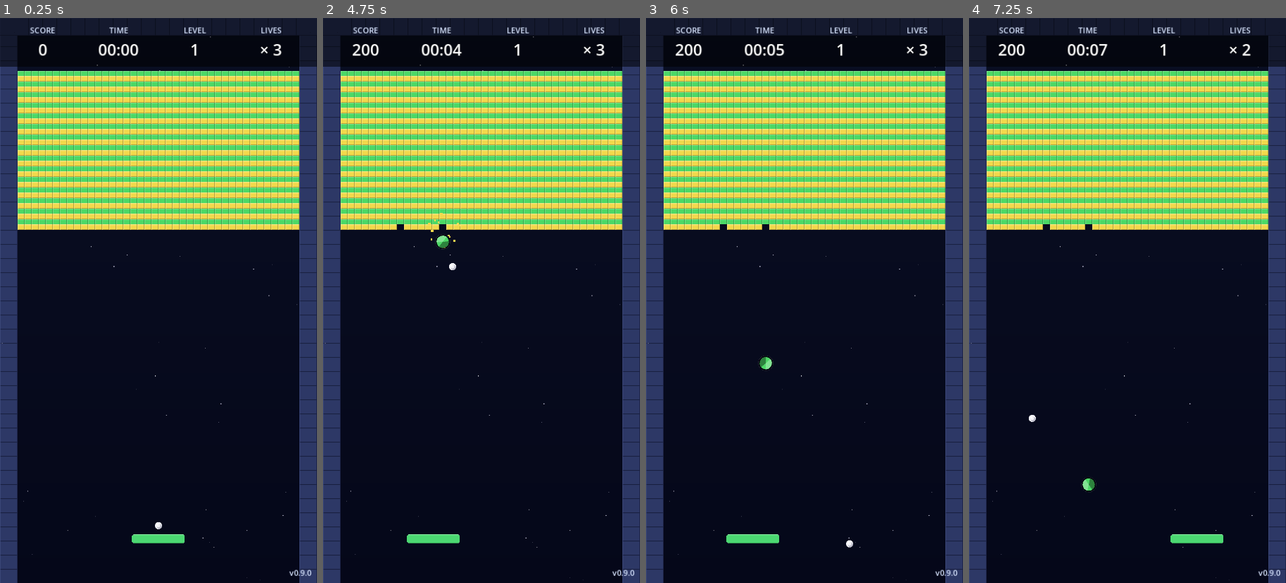
Above: before the commit, frames 1-4 (left to right).
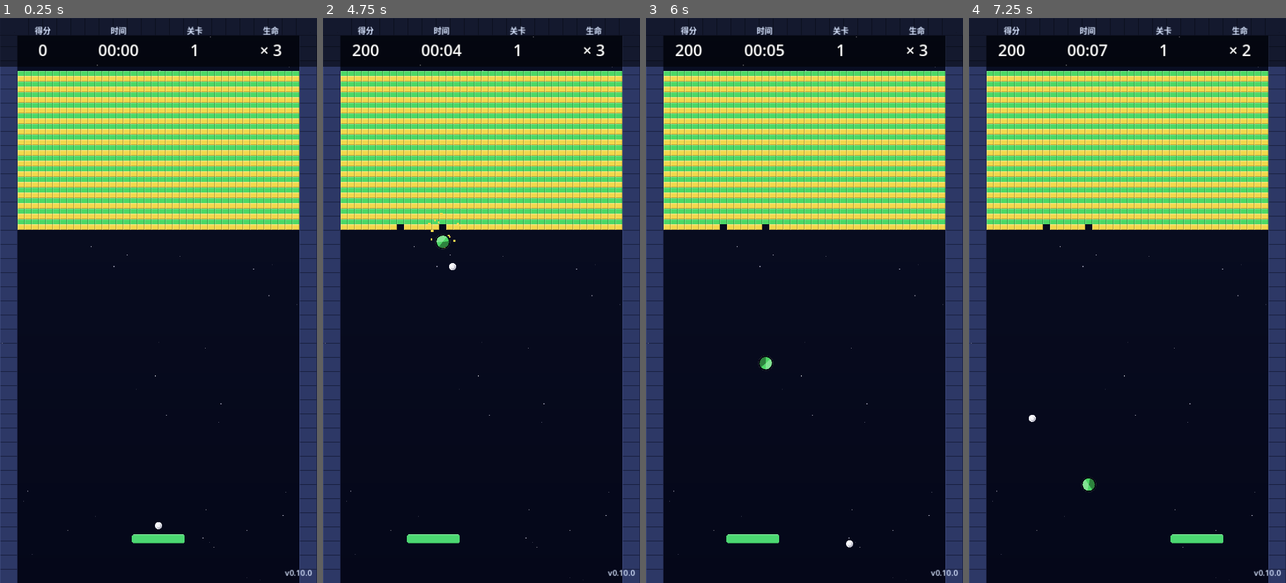
Above: after the commit, the same moments.

Repository: guangningsun/games
Game: Godot game, scene res://scenes/main.tscn
Two runs of this game, one before a commit and one after it. Both use one fixed random seed, a clock stepped at 60 frames per second and the inputs below.
Inputs (mouse positions are in pixels of both pictures, inside the frame that each line leads up to):
- Up to frame 1 (0.25 s): no input
- Up to frame 2 (4.75 s): tap Enter at 0.5 s; move the mouse to (551, 272) at 0.52 s; hold Right (paddle_right) 0.53-1.25 s; hold Space (launch_ball) 0.53-1.25 s; click (551, 272) at 0.67 s; drag from (418, 328) to (465, 413) at 1.27 s; move the mouse to (513, 176) at 2.02 s; hold Right (paddle_right) 2.03-2.75 s; hold Space (launch_ball) 2.03-2.75 s; drag from (465, 413) to (386, 215) at 2.77 s; move the mouse to (576, 385) at 3.52 s; hold Left (paddle_left) 3.53-4.25 s; hold Space (launch_ball) 3.53-4.25 s; drag from (386, 215) to (433, 159) at 4.27 s
- Up to frame 3 (6 s): move the mouse to (820, 300) at 5.02 s; hold Left (paddle_left) 5.03-5.75 s; hold Space (launch_ball) 5.03-5.75 s; click (820, 300) at 5.17 s; drag from (756, 159) to (741, 328) at 5.77 s
- Up to frame 4 (7.25 s): move the mouse to (1197, 272) at 6.52 s; hold Right (paddle_right) from 6.53 s (still down); hold Space (launch_ball) from 6.53 s (still down)

The runs differ from the first frame. In frame 1, 0.5% of the frame differs, in the area x 9-99%, y 1-99%; in frame 2, 0.5%; in frame 3, 0.5%; in frame 4, 0.5%.

Commit message:
fix(M10): 还剩几砖提前弹窗 + 重复触发 game_won bug
Bug 1：第一关还剩几个方块时弹窗 LEVEL 1 CLEAR
Bug 2：Bug 1 后用户继续清完剩余砖，_check_level_clear 又触发一次 level_cleared，
       此时 current_level=2 已被+1，>= TOTAL_LEVELS=2 → 误判通关全部 → game_won

修复：
1. brick.gd: 调换 take_damage 中 queue_free / destroyed.emit 顺序
   queue_free 先于 emit，让监听方在 child count 检查时把当前 brick 也算已销毁
2. main.gd: _check_level_clear 加 _level_clear_emitted 标志
   本关触发过 level_clear 后直接 return，防止重复触发
3. main.gd: 用 level_container.get_children() + is_queued_for_deletion() 替代 _bricks_remaining 计数
   排除 UNBREAKABLE 墙段干扰
4. HUD 中文化：LEVEL X CLEAR! → 第 X 关 通关! / Score → 得分 / GAME OVER → 游戏结束
   YOU WIN → 全部通关! / REVIVE → 看广告 复活 / PLAY AGAIN → 重新开始
   NEXT LEVEL → 下一关 / SHARE → 分享 / 顶部 SCORE/TIME/LEVEL/LIVES → 得分/时间/关卡/生命
5. 版本号 v0.9.0 → v0.10.0

测试 --test-bug1-bug2:
  阶段1 清1135/1140 → 不触发 (alive=5)
  阶段2 清剩余5/1140 → 触发 1 次，won=false, current_level=2

Diff:
--- a/scenes/ui/hud.tscn
+++ b/scenes/ui/hud.tscn
@@ -96,14 +96,14 @@
 size_flags_horizontal = 4
 theme_override_styles/normal = SubResource("SB_button_primary")
 theme_override_font_sizes/font_size = 26
-text = "WATCH AD · REVIVE"
+text = "看广告 复活"
 mouse_filter = 0
 
 [node name="ReplayButton" type="Button" parent="GameOverPanel/VBox"]
 size_flags_horizontal = 4
 theme_override_styles/normal = SubResource("SB_button_secondary")
 theme_override_font_sizes/font_size = 26
-text = "PLAY AGAIN"
+text = "重新开始"
 mouse_filter = 0
 
 [node name="LevelClearPanel" type="Control" parent="."]
@@ -126,13 +126,13 @@
 theme_override_constants/separation = 20
 
 [node name="Title" type="Label" parent="LevelClearPanel/VBox"]
-text = "LEVEL CLEAR!"
+text = "通关！"
 label_settings = SubResource("LS_title")
 horizontal_alignment = 1
 mouse_filter = 2
 
 [node name="ScoreText" type="Label" parent="LevelClearPanel/VBox"]
-text = "Score: 0"
+text = "得分：0"
 label_settings = SubResource("LS_body")
 horizontal_alignment = 1
 mouse_filter = 2
@@ -141,14 +141,14 @@
 size_flags_horizontal = 4
 theme_override_styles/normal = SubResource("SB_button_primary")
 theme_override_font_sizes/font_size = 26
-text = "NEXT LEVEL"
+text = "下一关"
 mouse_filter = 0
 
 [node name="ShareButton" type="Button" parent="LevelClearPanel/VBox"]
 size_flags_horizontal = 4
 theme_override_styles/normal = SubResource("SB_button_share")
 theme_override_font_sizes/font_size = 26
-text = "SHARE"
+text = "分享"
 mouse_filter = 0
 
 [node name="TopBar" type="Control" parent="."]
@@ -170,7 +170,7 @@
 mouse_filter = 2
 
 [node name="ScoreLabel" type="Label" parent="TopBar/ScorePanel"]
-text = "SCORE"
+text = "得分"
 label_settings = SubResource("LS_top_label")
 horizontal_alignment = 1
 mouse_filter = 2
@@ -189,7 +189,7 @@
 mouse_filter = 2
 
 [node name="TimeLabel" type="Label" parent="TopBar/TimePanel"]
-text = "TIME"
+text = "时间"
 label_settings = SubResource("LS_top_label")
 horizontal_alignment = 1
 mouse_filter = 2
@@ -208,7 +208,7 @@
 mouse_filter = 2
 
 [node name="LevelLabel" type="Label" parent="TopBar/LevelPanel"]
-text = "LEVEL"
+text = "关卡"
 label_settings = SubResource("LS_top_label")
 horizontal_alignment = 1
 mouse_filter = 2
@@ -227,7 +227,7 @@
 mouse_filter = 2
 
 [node name="LivesLabel" type="Label" parent="TopBar/LivesPanel"]
-text = "LIVES"
+text = "生命"
 label_settings = SubResource("LS_top_label")
 horizontal_alignment = 1
 mouse_filter = 2
--- a/scripts/entities/brick.gd
+++ b/scripts/entities/brick.gd
@@ -48,9 +48,10 @@
 		return
 	current_hp -= damage
 	if current_hp <= 0:
-		# 销毁时传出位置 + 类型，让 Main 生成对应颜色的粒子
+		# M10 修复：先 queue_free 再 emit destroyed，让监听方能在 child count 检查时
+		# 把当前 brick 也算作"已销毁"，避免最后一个砖 destroy 时 alive_count=1 而漏判
+		queue_free()
 		destroyed.emit(self, score_value, global_position, brick_type)
-		queue_free()
 	else:
 		_flash_white()
 		damaged.emit(self, current_hp)
--- a/scripts/main.gd
+++ b/scripts/main.gd
@@ -31,6 +31,7 @@
 
 var _level_loader: LevelLoader = LevelLoader.new()
 var _bricks_remaining: int = 0
+var _level_clear_emitted: bool = false  ## M10: 关卡通关信号已发送标记，防 bug 1 后剩余砖块继续清完重复触发
 var balls: Array[CharacterBody2D] = []  ## 所有活球（MULTI/DOUBLE 技能产生多个）
 const MAX_BALLS: int = 50  ## 多球上限（M8 用户要求：DOUBLE_BALLS 翻倍后最多 50 个）
 
@@ -115,6 +116,7 @@
 	for child in level_container.get_children():
 		child.queue_free()
 	_bricks_remaining = 0
+	_level_clear_emitted = false  ## M10: 加载新关卡时重置清关标志
 
 
 # === 信号回调 ===
@@ -170,14 +172,41 @@
 
 func _on_brick_destroyed(brick: StaticBody2D, score: int, position: Vector2, brick_type: int) -> void:
 	GameManager.add_score(score)
-	_bricks_remaining -= 1
-	# M5: 砖块销毁粒子特效
-	var brick_color: Color = BrickConfig.get_color(brick_type)
-	BrickParticles.spawn(position, brick_color, self)
-	# M6: PowerUp 掉落（按 brick_type 概率）
+	# M9: 改用 child count 检查，不再依赖 _bricks_remaining 计数
+	# （之前 _bricks_remaining 可能因多次信号触发或 UNBREAKABLE 干扰导致提前归零，
+	#  切关后再加载新关卡也会因 loader 计数偏差导致关卡 2 永远清不完）
+	BrickParticles.spawn(position, BrickConfig.get_color(brick_type), self)
 	_maybe_spawn_powerup(position, brick_type)
-	if _bricks_remaining <= 0:
+	_check_level_clear()
+
+
+## M9: 检查 level_container 实际剩余的可消除砖块（排除 UNBREAKABLE 墙）
+## 用 child count 而非计数器，避免信号重复触发或初始化偏差导致的提前/延后触发
+func _check_level_clear() -> void:
+	if _level_clear_emitted:
+		return  ## M10: 本关已触发过 level_clear，防止 bug 1 后剩余砖块继续被清完时重复触发
+	var alive_count: int = 0
+	for child in level_container.get_children():
+		if child.is_queued_for_deletion():
+			continue  ## M10: queue_free 是延迟的，跳过已标记删除的（避免同帧多次 take_damage 误判）
+		if child.has_method("take_damage") and "brick_type" in child:
+			if int(child.brick_type) != BrickConfig.TYPE_UNBREAKABLE:
+				alive_count += 1
+	if alive_count == 0:
+		_level_clear_emitted = true
 		GameManager.level_cleared()
+
+
+## 调试用：统计 level_container 里仍存活的砖块（未 queue_free）
+func _count_alive_bricks() -> int:
+	var n: int = 0
+	for child in level_container.get_children():
+		if child.is_queued_for_deletion():
+			continue
+		if child.has_method("take_damage") and "brick_type" in child:
+			if int(child.brick_type) != BrickConfig.TYPE_UNBREAKABLE:
+				n += 1
+	return n
 
 
 ## 按概率生成 PowerUp（M8 重构：3 种 + 全部绿色）
@@ -343,6 +372,43 @@
 		GameManager.lives = 1  # 只剩 1 条
 		GameManager.lives_changed.emit(1)
 		GameManager.lose_life()  # 触发 Game Over
+	if "--test-bug1-bug2" in args:
+		# M10 测试：清完所有砖，验证 level_clear 只触发 1 次（不重复触发 game_won）
+		await get_tree().create_timer(0.3).timeout
+		var cleared_count: Array[int] = [0]
+		var won: Array[bool] = [false]
+		GameManager.level_clear.connect(func(level, _s):
+			cleared_count[0] += 1
+			print("[M10 Test] >>> level_clear signal! level=%d, total=%d" % [level, cleared_count[0]])
+		)
+		GameManager.game_won.connect(func(_s):
+			won[0] = true
+			print("[M10 Test] >>> game_won signal!")
+		)
+		var bricks: Array = level_container.get_children().filter(
+			func(c): return c.has_method("take_damage") and int(c.brick_type) != BrickConfig.TYPE_UNBREAKABLE
+		)
+		print("[M10 Test] bricks: %d" % bricks.size())
+		# === 阶段 1: 清前 1135 个（剩 5 个，模拟 bug 1 提前弹窗场景）===
+		for i in range(1135):
+			bricks[i].take_damage(999)
+		await get_tree().process_frame  # 等 level_clear 触发
+		print("[M10 Test] 阶段 1 完成：cleared_count=%d, current_level=%d (expected: 1, 1 - 还没清完)" % [
+			cleared_count[0], GameManager.current_level
+		])
+		print("[M10 Test] alive=%d (expected: 5)" % _count_alive_bricks())
+		# === 阶段 2: 清掉剩余 5 个（bug 1 后用户继续清完剩余砖）===
+		for i in range(1135, bricks.size()):
+			bricks[i].take_damage(999)
+		await get_tree().process_frame
+		await get_tree().process_frame
+		print("[M10 Test] 阶段 2 完成：cleared_count=%d (expected: 1), won=%s (expected: false)" % [
+			cleared_count[0], str(won[0])
+		])
+		print("[M10 Test] >>> current_level: %d (expected: 2)" % GameManager.current_level)
+		print("[M10 Test] >>> is_game_over: %s (expected: false)" % str(GameManager.is_game_over))
+		await get_tree().process_frame
+		get_tree().quit()
 	if "--test-powerups" in args:
 		# M8 测试：1 秒后强制 spawn 3 种 PowerUp，1.5 秒后截图（不发射球、不掉砖）
 		await get_tree().create_timer(1.0).timeout
--- a/scripts/ui/hud.gd
+++ b/scripts/ui/hud.gd
@@ -11,7 +11,7 @@
 signal next_level_requested
 signal revive_requested
 
-const VERSION_LABEL: String = "v0.9.0"
+const VERSION_LABEL: String = "v0.10.0"
 
 @onready var _score_value: Label = $TopBar/ScorePanel/ScoreValue
 @onready var _time_value: Label = $TopBar/TimePanel/TimeValue
@@ -87,22 +87,22 @@
 
 
 func _on_game_over(final_score: int, reached_level: int) -> void:
-	_game_over_title.text = "GAME OVER"
-	_game_over_score.text = "Final Score: %d  ·  Level: %d" % [final_score, reached_level]
+	_game_over_title.text = "游戏结束"
+	_game_over_score.text = "最终得分：%d  ·  第 %d 关" % [final_score, reached_level]
 	_game_over_panel.visible = true
 
 
 func _on_level_clear(level: int, score_at_clear: int) -> void:
 	var title_label: Label = $LevelClearPanel/VBox/Title
-	title_label.text = "LEVEL %d CLEAR!" % level
+	title_label.text = "第 %d 关 通关！" % level
 	var score_label: Label = $LevelClearPanel/VBox/ScoreText
-	score_label.text = "Score: %d" % score_at_clear
+	score_label.text = "得分：%d" % score_at_clear
 	_level_clear_panel.visible = true
 
 
 func _on_game_won(final_score: int) -> void:
-	_game_over_title.text = "🏆 YOU WIN!"
-	_game_over_score.text = "All levels cleared! Final Score: %d" % final_score
+	_game_over_title.text = "🏆 全部通关！"
+	_game_over_score.text = "最终得分：%d" % final_score
 	_game_over_panel.visible = true
 	_level_clear_panel.visible = false
 
@@ -117,13 +117,13 @@
 	SoundManager.play_sfx("click")
 	# 禁用按钮防止重复点击
 	_revive_button.disabled = true
-	_revive_button.text = "Loading..."
+	_revive_button.text = "加载中..."
 	WXAdapter.request_revive()
 
 
 func _on_revive_completed(success: bool) -> void:
 	_revive_button.disabled = false
-	_revive_button.text = "REVIVE"
+	_revive_button.text = "看广告 复活"
 	if success:
 		# 复活成功：通知 Main 处理（球重置 + 加命 + 隐藏面板）
 		_game_over_panel.visible = false
